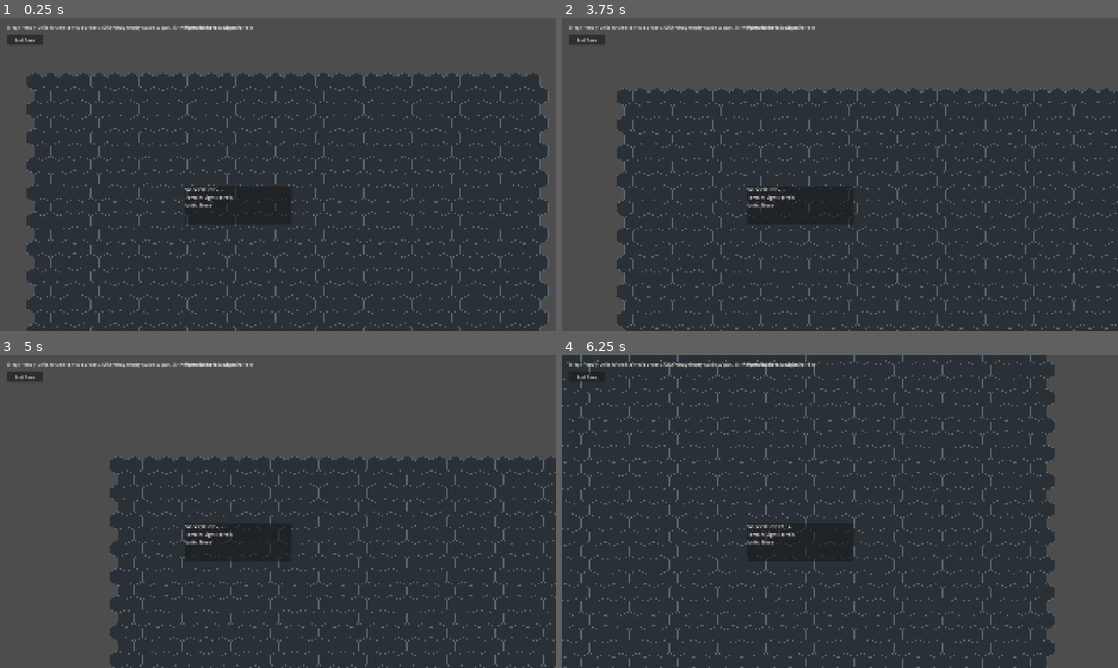
Above: before the commit, frames 1-4 (two rows, left to right).
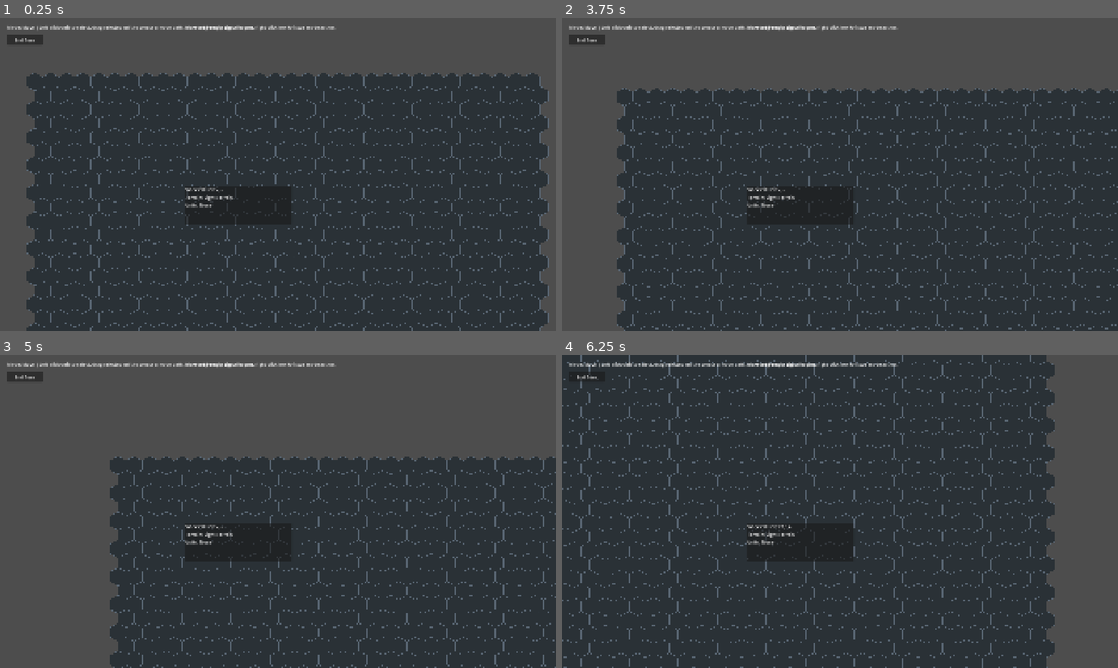
Above: after the commit, the same moments.

Repository: cpt-miche/Combat-Mission-Companion
Game: Godot game, scene res://scenes/screens/GameplayScreen.tscn
The game is run twice, just before and just after one commit, with the same random seed, the same clock (stepped at 60 frames per second) and the same inputs. This scene is started directly instead of the project's main scene.
Inputs (mouse positions are in pixels of both pictures, inside the frame that each line leads up to):
- Up to frame 1 (0.25 s): no input
- Up to frame 2 (3.75 s): click "End Turn" at 0.5 s; click "End Turn" at 1.25 s; click "End Turn" at 2 s; tap Enter at 2.75 s; drag from (840, 174) to (895, 105) at 2.77 s; tap Space at 3.5 s; drag from (728, 190) to (812, 237) at 3.52 s
- Up to frame 3 (5 s): tap Enter at 4.25 s; move the mouse to (333, 442) at 4.27 s; hold Ctrl from 4.28 s (still down); click (333, 442) at 4.42 s
- Up to frame 4 (6.25 s): release Ctrl at 5 s; tap Space at 5 s; drag from (812, 574) to (673, 464) at 5.02 s; tap Enter at 5.75 s; move the mouse to (1006, 558) at 5.77 s; hold Ctrl from 5.78 s (still down); click (1006, 558) at 5.92 s

The runs differ from the first frame. In frame 1, 0.4% of the frame differs, in the area x 1-61%, y 2-5%; in frame 2, 0.4%; in frame 3, 0.4%; in frame 4, 0.5%.

Commit message:
Add mode-based order panel and gameplay input flow

Diff:
--- a/scenes/screens/GameplayScreen.tscn
+++ b/scenes/screens/GameplayScreen.tscn
@@ -28,6 +28,33 @@
 offset_right = 148.0
 offset_bottom = 94.0
 text = "End Turn"
+
+[node name="OrderActionPanel" type="PanelContainer" parent="."]
+unique_name_in_owner = true
+visible = false
+layout_mode = 0
+offset_left = 24.0
+offset_top = 104.0
+offset_right = 240.0
+offset_bottom = 212.0
+
+[node name="OrderActionVBox" type="VBoxContainer" parent="OrderActionPanel"]
+layout_mode = 2
+
+[node name="MoveButton" type="Button" parent="OrderActionPanel/OrderActionVBox"]
+unique_name_in_owner = true
+layout_mode = 2
+text = "Move"
+
+[node name="AttackButton" type="Button" parent="OrderActionPanel/OrderActionVBox"]
+unique_name_in_owner = true
+layout_mode = 2
+text = "Attack"
+
+[node name="DigInButton" type="Button" parent="OrderActionPanel/OrderActionVBox"]
+unique_name_in_owner = true
+layout_mode = 2
+text = "Dig In"
 
 [node name="AnimationTimer" type="Timer" parent="."]
 unique_name_in_owner = true
--- a/scripts/ui/gameplay/GameplayScreen.gd
+++ b/scripts/ui/gameplay/GameplayScreen.gd
@@ -16,10 +16,15 @@
 const PATH_PREVIEW_THROTTLE_MS := 75
 const UNIT_MARKER_RADIUS := 16.0
 const DRAG_START_THRESHOLD := 6.0
+enum OrderMode { MOVE, ATTACK, DIG_IN }
 
 @onready var info_label: Label = %InfoLabel
 @onready var log_label: RichTextLabel = %CombatLogLabel
 @onready var end_turn_button: Button = %EndTurnButton
+@onready var order_action_panel: PanelContainer = %OrderActionPanel
+@onready var move_button: Button = %MoveButton
+@onready var attack_button: Button = %AttackButton
+@onready var dig_in_button: Button = %DigInButton
 @onready var hovered_terrain_label: Label = %HoveredTerrainLabel
 @onready var animation_timer: Timer = %AnimationTimer
 @onready var selected_hex_title_label: Label = %SelectedHexTitleLabel
@@ -49,6 +54,7 @@
 var _drag_mouse_pos := Vector2.ZERO
 var _hovered_hex := Vector2i(-9999, -9999)
 var _selected_hex := Vector2i(-9999, -9999)
+var _active_order_mode: OrderMode = OrderMode.MOVE
 
 func _ready() -> void:
 	var dimensions := GameState.selected_map_dimensions
@@ -59,9 +65,13 @@
 	_rebuild_hex_polygon_cache()
 	_begin_player_turn()
 	end_turn_button.pressed.connect(_on_end_turn_pressed)
+	move_button.pressed.connect(_on_move_mode_pressed)
+	attack_button.pressed.connect(_on_attack_mode_pressed)
+	dig_in_button.pressed.connect(_on_dig_in_mode_pressed)
 	animation_timer.timeout.connect(_on_animation_step)
 	_refresh_log()
-	info_label.text = "Drag friendly units to create move orders. Click+drag empty space to pan. Ctrl+Right-click to issue attack."
+	_update_info_label()
+	_update_order_action_panel()
 	_update_hovered_terrain_label(TerrainCatalog.default_terrain_id())
 	_refresh_selected_hex_panel(_selected_hex)
 
@@ -102,29 +112,31 @@
 
 		if mouse_event.button_index == MOUSE_BUTTON_RIGHT:
 			if _selected_unit_id.is_empty():
-				info_label.text = "Select a friendly unit first."
+				_update_info_label("Select a friendly unit first.")
 				return
-			var is_attack := Input.is_key_pressed(KEY_CTRL)
-			if not is_attack:
+			if _active_order_mode == OrderMode.MOVE:
 				if _issue_move_order(_selected_unit_id, hex):
-					info_label.text = "Move order created for %s." % _selected_unit_id
+					_update_info_label("Move order created for %s." % _selected_unit_id)
 					queue_redraw()
+				return
+			if _active_order_mode == OrderMode.DIG_IN:
+				_issue_dig_in_order(_selected_unit_id)
 				return
 			var target_id := ""
 			target_id = _unit_at_hex(hex, 1 - _active_player)
 			if target_id.is_empty():
-				info_label.text = "Attack orders require an enemy target hex."
+				_update_info_label("Attack orders require an enemy target hex.")
 				return
 			var start_hex := _units[_selected_unit_id].get("hex", Vector2i.ZERO) as Vector2i
 			var blocked := _blocked_cells(_selected_unit_id)
 			blocked.erase("%d,%d" % [hex.x, hex.y])
 			var path := Pathfinding.find_path(start_hex, hex, GameState.terrain_map, blocked)
 			if path.is_empty():
-				info_label.text = "No path found."
+				_update_info_label("No path found.")
 				return
 
 			_orders = OrderSystem.upsert_order(_orders, OrderSystem.create_attack_order(_selected_unit_id, path, target_id))
-			info_label.text = "Attack order created for %s." % _selected_unit_id
+			_update_info_label("Attack order created for %s." % _selected_unit_id)
 			_preview_path.clear()
 			_preview_target_hex = Vector2i(-9999, -9999)
 			queue_redraw()
@@ -148,26 +160,32 @@
 			var hex := Vector2i(clicked_hex["q"], clicked_hex["r"])
 			_selected_hex = hex
 			_refresh_selected_hex_panel(_selected_hex)
+			var friendly_at_hex := _unit_at_hex(hex, _active_player)
+			if not _selected_unit_id.is_empty() and friendly_at_hex.is_empty():
+				if _try_issue_mode_order_on_hex(hex):
+					queue_redraw()
+					return
 			if _delete_path_at(hex):
 				queue_redraw()
-				info_label.text = "Order deleted."
+				_update_info_label("Order deleted.")
 				return
-			_selected_unit_id = _unit_at_hex(hex, _active_player)
+			_selected_unit_id = friendly_at_hex
 			_preview_path.clear()
 			_preview_target_hex = Vector2i(-9999, -9999)
 			if not _selected_unit_id.is_empty():
-				info_label.text = "Selected %s" % _selected_unit_id
+				_update_info_label("Selected %s" % _selected_unit_id)
+			_update_order_action_panel()
 			queue_redraw()
 		return
 
 	if not _dragging_unit_id.is_empty():
 		var dropped_hex_dict := _find_hex(position)
 		if dropped_hex_dict.is_empty():
-			info_label.text = "Drop on a hex to create a move order."
+			_update_info_label("Drop on a hex to create a move order.")
 		else:
 			var dropped_hex := Vector2i(dropped_hex_dict["q"], dropped_hex_dict["r"])
 			if _issue_move_order(_dragging_unit_id, dropped_hex):
-				info_label.text = "Move order created for %s." % _dragging_unit_id
+				_update_info_label("Move order created for %s." % _dragging_unit_id)
 		_preview_path.clear()
 		_preview_target_hex = Vector2i(-9999, -9999)
 		_pending_preview_target_hex = Vector2i(-9999, -9999)
@@ -177,9 +195,10 @@
 			_selected_hex = Vector2i(clicked_hex["q"], clicked_hex["r"])
 			_refresh_selected_hex_panel(_selected_hex)
 		_selected_unit_id = _drag_candidate_unit_id
-		info_label.text = "Selected %s" % _selected_unit_id
+		_update_info_label("Selected %s" % _selected_unit_id)
 	_drag_candidate_unit_id = ""
 	_dragging_unit_id = ""
+	_update_order_action_panel()
 	queue_redraw()
 
 func _refresh_selected_hex_panel(hex: Vector2i) -> void:
@@ -355,22 +374,98 @@
 	if unit_id.is_empty() or not _units.has(unit_id):
 		return false
 	if not GameState.is_unit_alive(_units[unit_id] as Dictionary):
-		info_label.text = "%s is dead and cannot receive orders." % unit_id
+		_update_info_label("%s is dead and cannot receive orders." % unit_id)
 		return false
 	var start_hex := (_units[unit_id] as Dictionary).get("hex", Vector2i.ZERO) as Vector2i
 	var stack_validation := _validate_move_destination_stack(unit_id, target_hex)
 	if not bool(stack_validation.get("ok", false)):
-		info_label.text = String(stack_validation.get("reason", "Illegal destination stack."))
+		_update_info_label(String(stack_validation.get("reason", "Illegal destination stack.")))
 		return false
 	var blocked := _blocked_cells(unit_id)
 	var path := Pathfinding.find_path(start_hex, target_hex, GameState.terrain_map, blocked)
 	if path.is_empty():
-		info_label.text = "No path found."
+		_update_info_label("No path found.")
 		return false
 	_orders = OrderSystem.upsert_order(_orders, OrderSystem.create_move_order(unit_id, path))
 	_preview_path.clear()
 	_preview_target_hex = Vector2i(-9999, -9999)
 	return true
+
+func _issue_dig_in_order(unit_id: String) -> void:
+	if unit_id.is_empty() or not _units.has(unit_id):
+		_update_info_label("Select a friendly unit first.")
+		return
+	var unit := _units[unit_id] as Dictionary
+	if int(unit.get("owner", -1)) != _active_player:
+		_update_info_label("Only friendly units can dig in.")
+		return
+	var hex := unit.get("hex", Vector2i.ZERO) as Vector2i
+	_orders = OrderSystem.upsert_order(_orders, OrderSystem.create_move_order(unit_id, [hex, hex]))
+	_update_info_label("Dig In order created for %s." % unit_id)
+	queue_redraw()
+
+func _try_issue_mode_order_on_hex(hex: Vector2i) -> bool:
+	if _selected_unit_id.is_empty():
+		return false
+	match _active_order_mode:
+		OrderMode.ATTACK:
+			var target_id := _unit_at_hex(hex, 1 - _active_player)
+			if target_id.is_empty():
+				_update_info_label("Attack mode requires clicking an enemy target hex.")
+				return false
+			var start_hex := _units[_selected_unit_id].get("hex", Vector2i.ZERO) as Vector2i
+			var blocked := _blocked_cells(_selected_unit_id)
+			blocked.erase("%d,%d" % [hex.x, hex.y])
+			var path := Pathfinding.find_path(start_hex, hex, GameState.terrain_map, blocked)
+			if path.is_empty():
+				_update_info_label("No path found.")
+				return false
+			_orders = OrderSystem.upsert_order(_orders, OrderSystem.create_attack_order(_selected_unit_id, path, target_id))
+			_update_info_label("Attack order created for %s." % _selected_unit_id)
+			return true
+		OrderMode.DIG_IN:
+			_issue_dig_in_order(_selected_unit_id)
+			return true
+		_:
+			if _issue_move_order(_selected_unit_id, hex):
+				_update_info_label("Move order created for %s." % _selected_unit_id)
+				return true
+	return false
+
+func _update_order_action_panel() -> void:
+	var has_friendly_selected := (not _selected_unit_id.is_empty()) and _units.has(_selected_unit_id) and int((_units[_selected_unit_id] as Dictionary).get("owner", -1)) == _active_player
+	order_action_panel.visible = has_friendly_selected
+
+func _set_order_mode(mode: OrderMode) -> void:
+	_active_order_mode = mode
+	_update_info_label()
+
+func _on_move_mode_pressed() -> void:
+	_set_order_mode(OrderMode.MOVE)
+
+func _on_attack_mode_pressed() -> void:
+	_set_order_mode(OrderMode.ATTACK)
+
+func _on_dig_in_mode_pressed() -> void:
+	_set_order_mode(OrderMode.DIG_IN)
+	if not _selected_unit_id.is_empty():
+		_issue_dig_in_order(_selected_unit_id)
+
+func _order_mode_text() -> String:
+	match _active_order_mode:
+		OrderMode.ATTACK:
+			return "Attack"
+		OrderMode.DIG_IN:
+			return "Dig In"
+		_:
+			return "Move"
+
+func _update_info_label(status_message: String = "") -> void:
+	var controls := "Mode: %s | Left-click unit to select, drag selected unit to create a move path, click+drag empty space to pan, right-click hex to issue mode action." % _order_mode_text()
+	if status_message.is_empty():
+		info_label.text = controls
+		return
+	info_label.text = "%s %s" % [status_message, controls]
 
 func _on_end_turn_pressed() -> void:
 	_orders = _prune_orders_for_dead_units(_orders)
